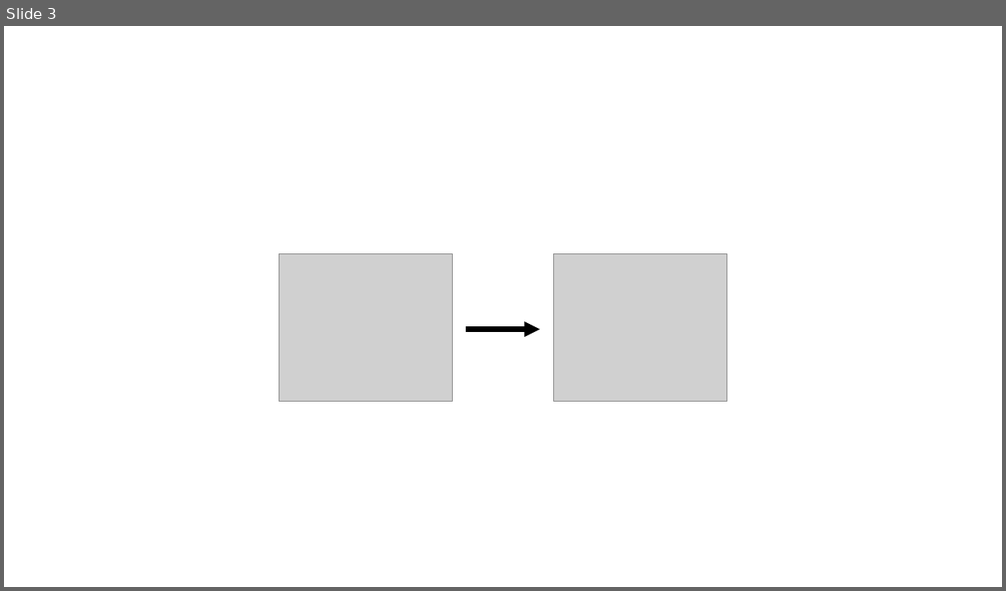
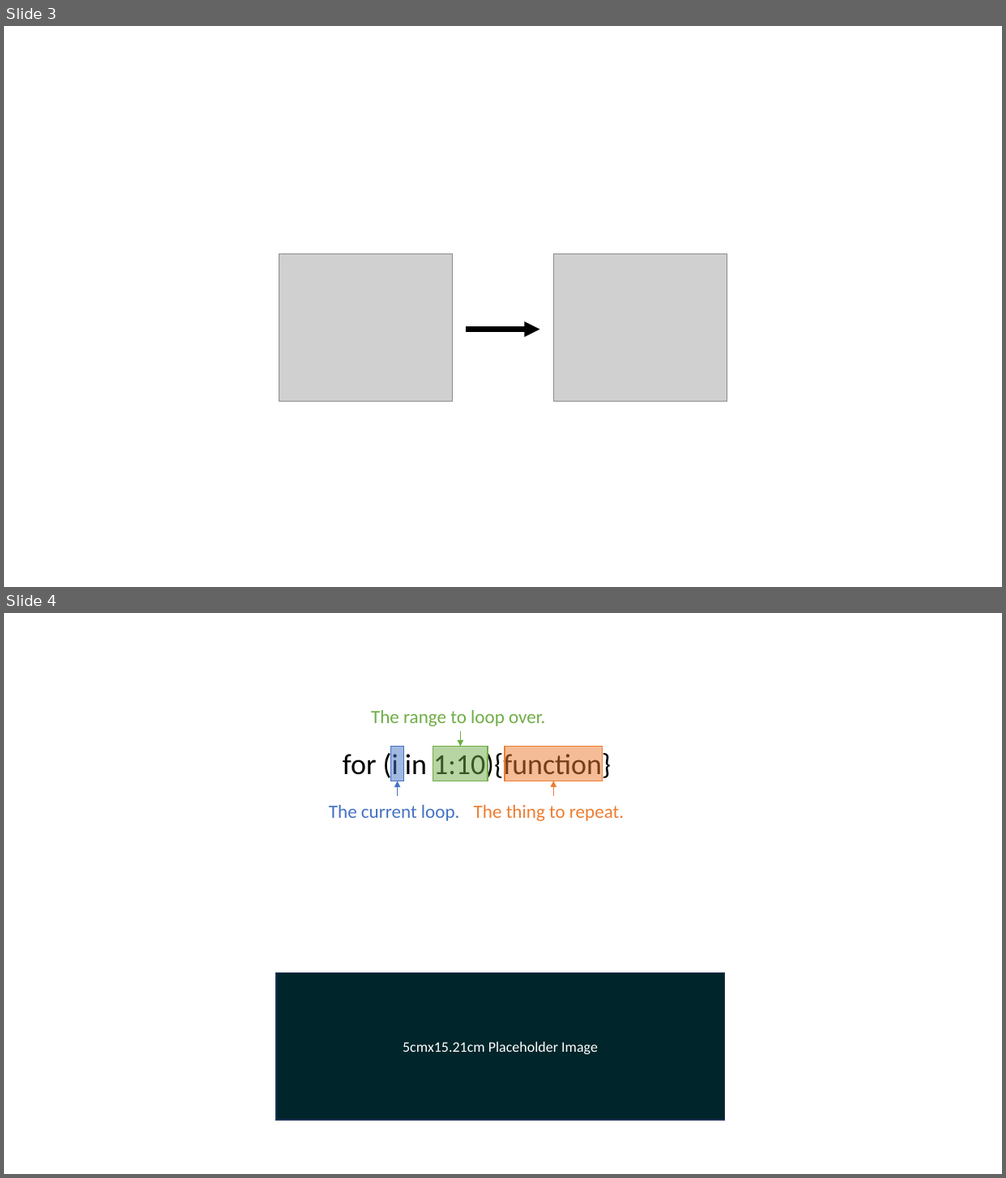
Before and after one commit to add-am/website, a slide deck: images/listing_images.pptx. Shown one above the other, each under a label of ours: slide 3 before the commit, slides 3 and 4 after it. The pictures are 1006x591 and 1006x1178 pixels, drawn with LibreOffice and Linux fonts; fonts in the diff are those of the drawing; grey boxes stand for pictures. Boxes give left, top, right and bottom in pixels: in the first picture for what was removed or moved away, otherwise in the second. Text is boxed around its words. In the diff, an @@ line names an element or a change of style, - is before the commit and + after.

```diff
--- a/images/listing_images.pptx
+++ b/images/listing_images.pptx
@@ slide 4 added at [4, 613, 1002, 1174], background #FFFFFF @@
@@ group added at [329, 710, 624, 821]: 4 texts, 3 rectangles, 3 arrows @@
+for (i in 1:10){function}
+The range to loop over.
+The thing to repeat.
+The current loop.
@@ rectangle added at [276, 973, 725, 1121], fill #00252A, outline #1E3256 1 pt, 14 pt, text #FFFFFF @@
+5cmx15.21cm Placeholder Image
```
Also in this commit, not shown: 16 other files.
